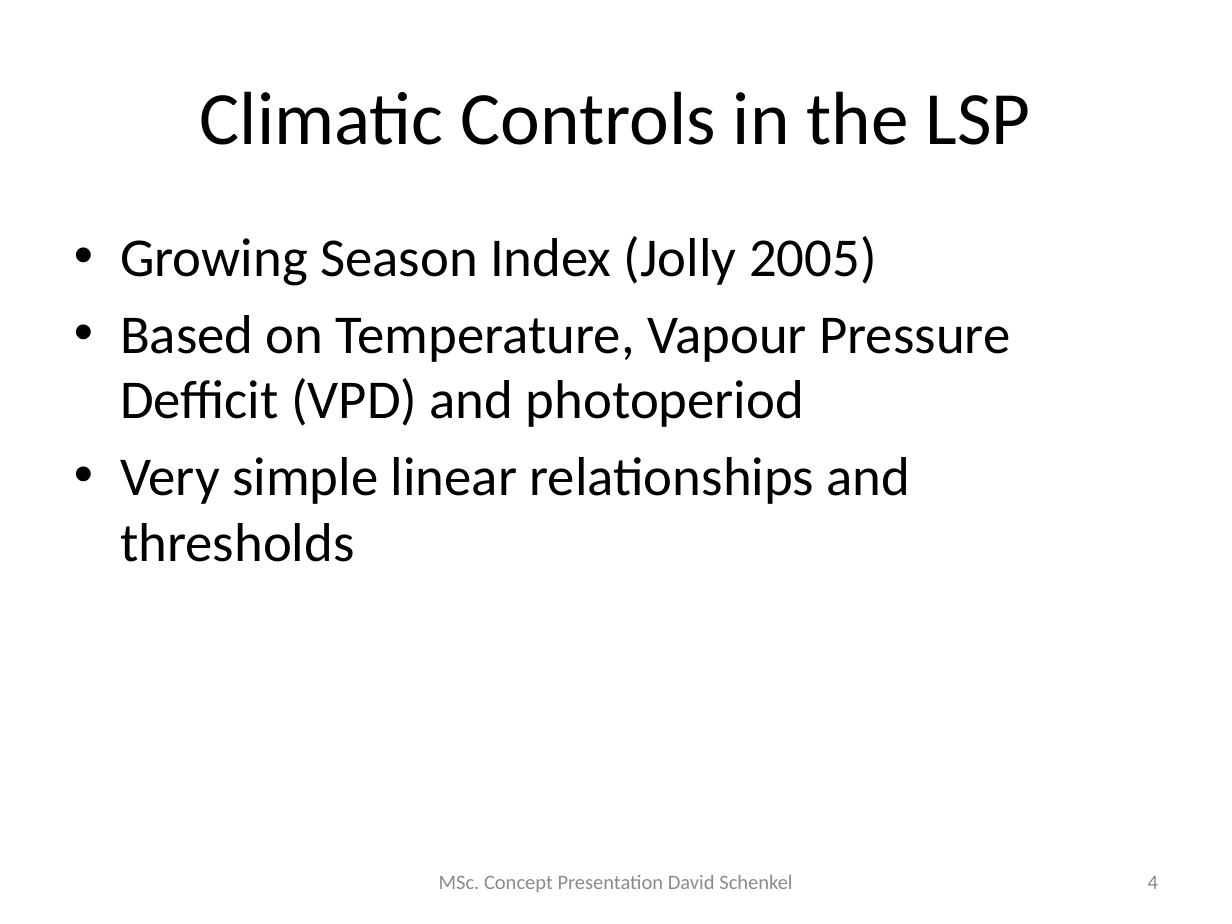
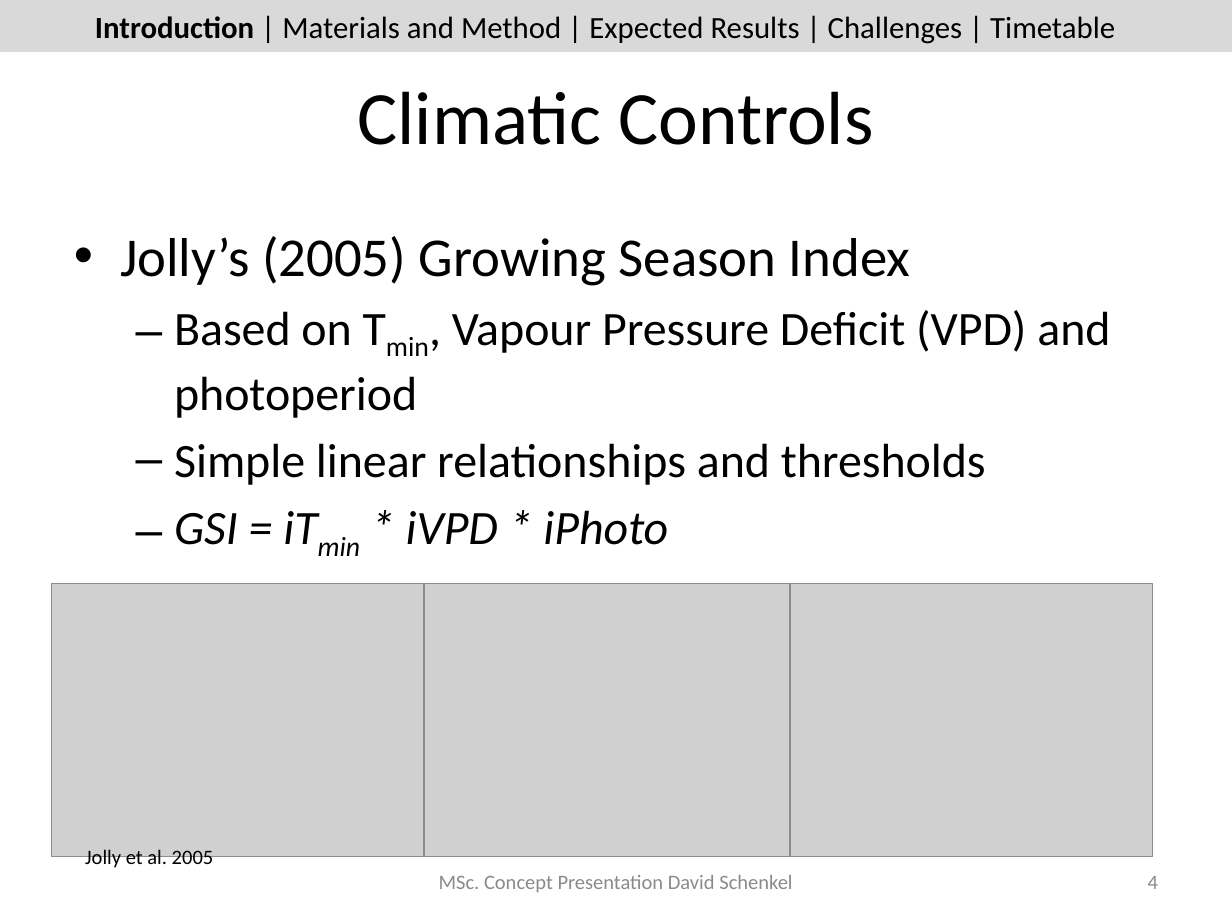
Before and after one commit to dschenkel/geo511, a slide deck: slide 4 of concept_presentation.pptx. Drawn at 1232x924 pixels with LibreOffice and Linux fonts; fonts in the diff are those of the drawing; grey boxes stand for pictures. Boxes give left, top, right and bottom in pixels: in the first picture for what was removed or moved away, otherwise in the second. Text is boxed around its words. In the diff, an @@ line names an element or a change of style, - is before the commit and + after.

Commit message:
presentation, timetable

```diff
--- a/concept_presentation.pptx
+++ b/concept_presentation.pptx
@@ rectangle added at [0, 0, 1232, 52], fill #D9D9D9 @@
@@ text added at [95, 16, 1115, 44], 18 pt, text #000000 @@
+Introduction | Materials and Method | Expected Results | Challenges | Timetable
@@ title at [358, 91, 873, 145]: text changed @@
-Climatic Controls in the LSP
+Climatic Controls
@@ text at [120, 236, 1110, 545]: text changed; size 32 to 28 pt @@
-• Growing Season Index (Jolly 2005)
-• Based on Temperature, Vapour Pressure Defficit (VPD) and photoperiod
-• Very simple linear relationships and thresholds
+• Jolly’s (2005) Growing Season Index
+  – Based on Tmin, Vapour Pressure Deficit (VPD) and photoperiod
+  – Simple linear relationships and thresholds
+  – GSI = iTmin * iVPD * iPhoto
@@ picture added at [52, 584, 424, 857] @@
@@ picture added at [421, 584, 791, 857] @@
@@ picture added at [781, 584, 1152, 857] @@
@@ text added at [85, 849, 214, 870], 12 pt, text #000000 @@
+Jolly et al. 2005
```
Also in this commit, not shown: 19 other slides changed, 2 slides added, 13 other files.
